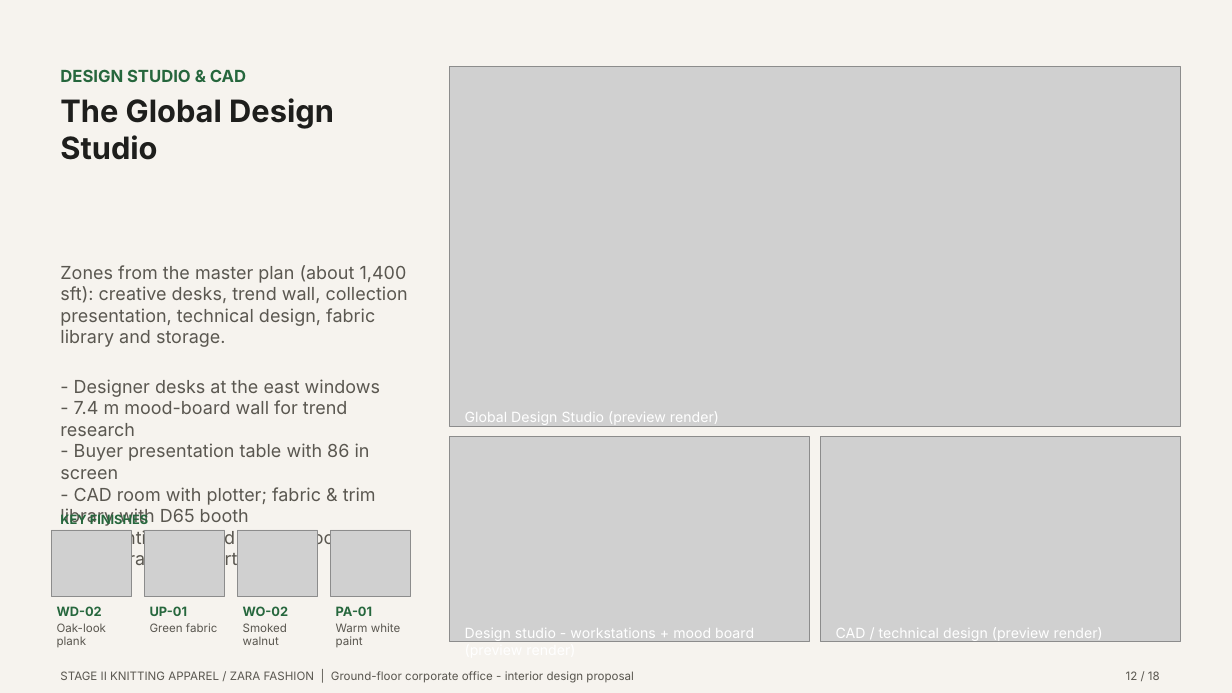
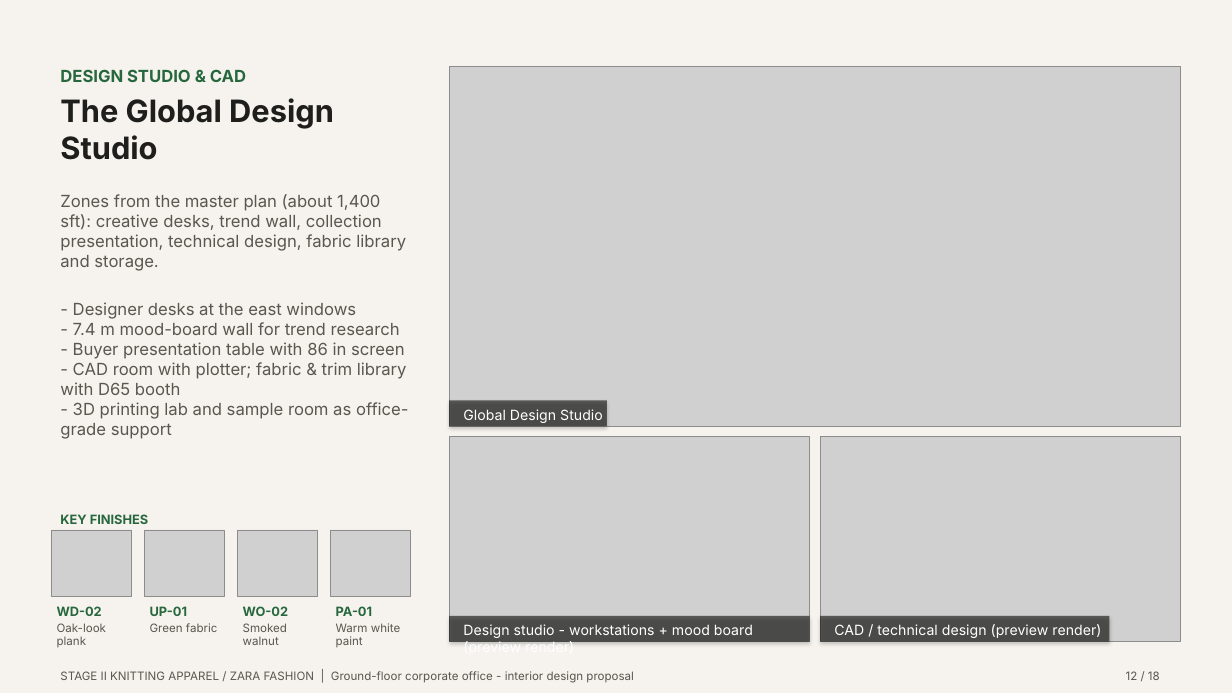
Before and after one commit to i-m-r-a-n/Practice01, a slide deck: slide 12 of GARMENT_OFFICE_FINAL_PRESENTATION/03_PRESENTATION/Garment_Office_Design_Pitch.pptx. Drawn at 1232x693 pixels with LibreOffice and Linux fonts; fonts in the diff are those of the drawing; grey boxes stand for pictures. Boxes give left, top, right and bottom in pixels: in the first picture for what was removed or moved away, otherwise in the second. Text is boxed around its words. In the diff, an @@ line names an element or a change of style, - is before the commit and + after.

```diff
--- a/GARMENT_OFFICE_FINAL_PRESENTATION/03_PRESENTATION/Garment_Office_Design_Pitch.pptx
+++ b/GARMENT_OFFICE_FINAL_PRESENTATION/03_PRESENTATION/Garment_Office_Design_Pitch.pptx
@@ text "Zones from the master plan ...": place and size @@
-text "Zones from the master plan ..." at [60, 265, 408, 570]
+text "Zones from the master plan ..." at [60, 194, 409, 439]
@@ text "Zones from the master plan ..." at [60, 194, 409, 439]: size 14 to 13 pt @@
@@ rectangle added at [449, 400, 607, 426], fill #141412 at 62% opacity @@
@@ text at [463, 409, 603, 423]: text changed @@
-Global Design Studio (preview render)
+Global Design Studio
@@ rectangle added at [449, 616, 810, 642], fill #141412 at 62% opacity @@
@@ text "Design studio - workstations + ..." rewrapped from [465, 628, 754, 642] to [463, 624, 753, 643] @@
@@ rectangle added at [821, 616, 1110, 642], fill #141412 at 62% opacity @@
@@ text "CAD / technical design (preview ...": place and size @@
-text "CAD / technical design (preview ..." at [836, 627, 1103, 642]
+text "CAD / technical design (preview ..." at [834, 624, 1101, 638]
```
Also in this commit, not shown: 14 other slides changed, 22 other files.
